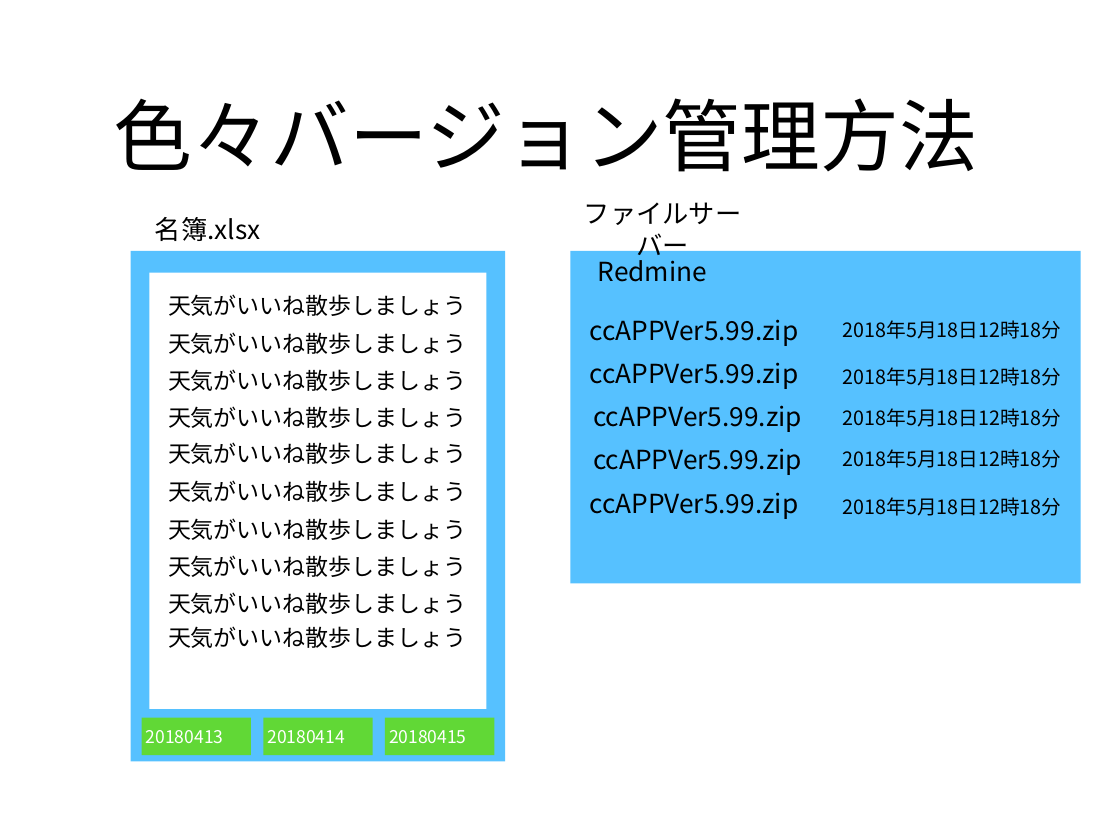
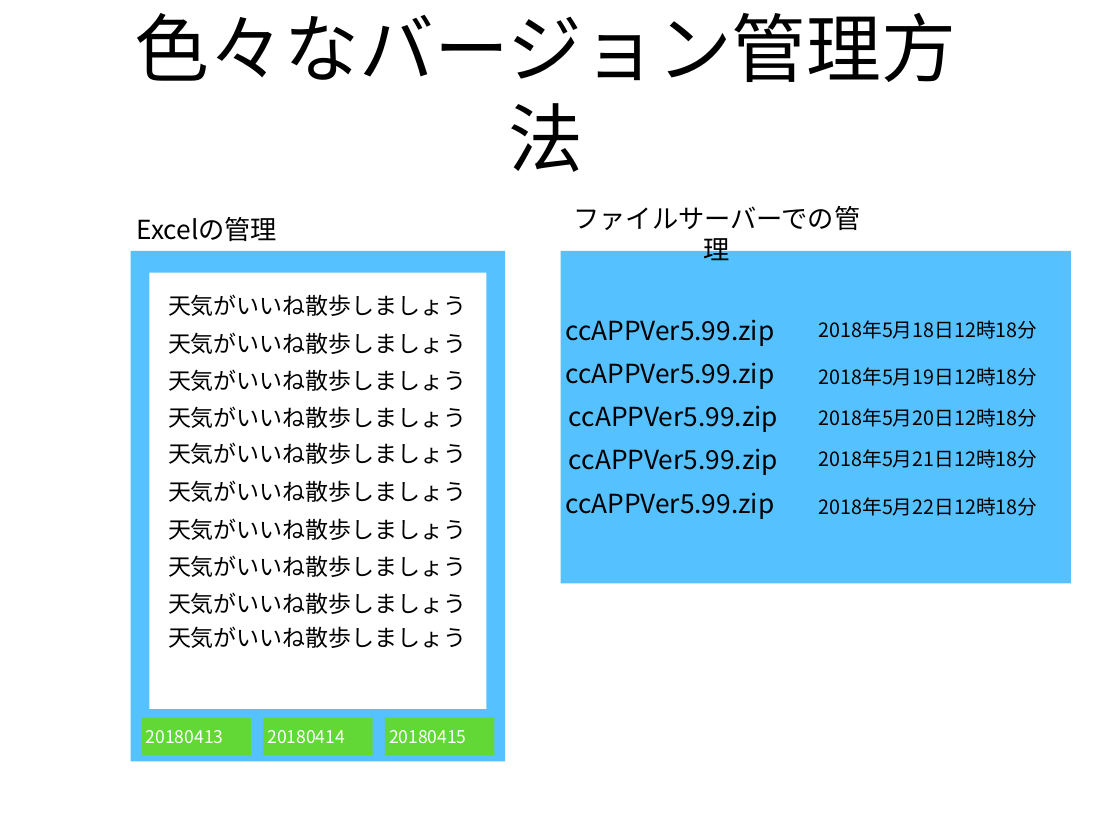
Before and after one commit to xu1718191411/NagoyaStudy, a slide deck: slide 3 of Git入門.pptx. Drawn at 1120x840 pixels with LibreOffice and Linux fonts; fonts in the diff are those of the drawing. Boxes give left, top, right and bottom in pixels: in the first picture for what was removed or moved away, otherwise in the second. Text is boxed around its words. In the diff, an @@ line names an element or a change of style, - is before the commit and + after.

```diff
--- a/Git入門.pptx
+++ b/Git入門.pptx
@@ text at (x1=135, y1=13, x2=956, y2=172): text changed; size 72 to 68.4 pt @@
-色々バージョン管理方法
+色々なバージョン管理方法
@@ text at (x1=573, y1=206, x2=860, y2=261): text changed @@
-ファイルサーバー
+ファイルサーバーでの管理
@@ text added at (x1=137, y1=217, x2=278, y2=241), 24 pt, text #000000 @@
+Excelの管理
@@ text removed at (x1=155, y1=217, x2=261, y2=241) @@
-名簿.xlsx
@@ rectangle moved from (x1=570, y1=251, x2=1081, y2=584) to (x1=561, y1=251, x2=1071, y2=584) @@
@@ text removed at (x1=598, y1=254, x2=707, y2=282) @@
-Redmine
@@ text added at (x1=819, y1=367, x2=1038, y2=386), 18 pt, text #000000 @@
+2018年5月19日12時18分
@@ text removed at (x1=843, y1=367, x2=1062, y2=386) @@
-2018年5月18日12時18分
@@ text added at (x1=819, y1=408, x2=1038, y2=427), 18 pt, text #000000 @@
+2018年5月20日12時18分
@@ text removed at (x1=843, y1=408, x2=1062, y2=427) @@
-2018年5月18日12時18分
@@ 6 texts moved together from (x1=589, y1=319, x2=1062, y2=519) to (x1=565, y1=319, x2=1038, y2=519) @@
@@ text added at (x1=819, y1=449, x2=1038, y2=468), 18 pt, text #000000 @@
+2018年5月21日12時18分
@@ text removed at (x1=843, y1=449, x2=1062, y2=468) @@
-2018年5月18日12時18分
@@ text added at (x1=819, y1=497, x2=1038, y2=516), 18 pt, text #000000 @@
+2018年5月22日12時18分
@@ text removed at (x1=843, y1=497, x2=1062, y2=516) @@
-2018年5月18日12時18分
```
Also in this commit, not shown: 10 other slides changed, 6 slides added, 7 slides removed, 1 other file.
